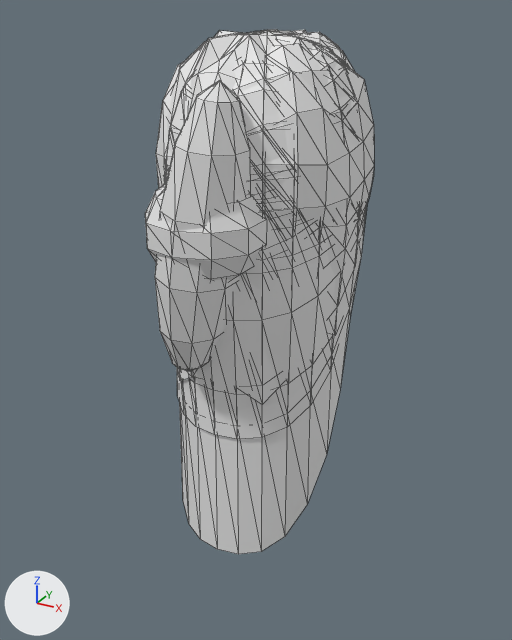
Before and after pictures for a commit that changed the glTF model public/avatar/creator-hair.glb.
Rendered twice from a camera (50 mm lens) standing at (0.339, -0.664, 0.242) and looking at (0.011, -0.067, -0.056). The lights are fixed; the arrows at lower left show +X, +Y and +Z. The first picture is the older version. Mesh edges are drawn as thin lines. Vertices at exactly the same position are counted once.

In view in the first picture: 'Mesh_0', 'Mesh_0.001', 'f_bangs', 'f_lob', 'f_long', 'f_wolf', 'm_crop', 'm_fade', 'm_mullet', 'm_part', 'm_perm'.
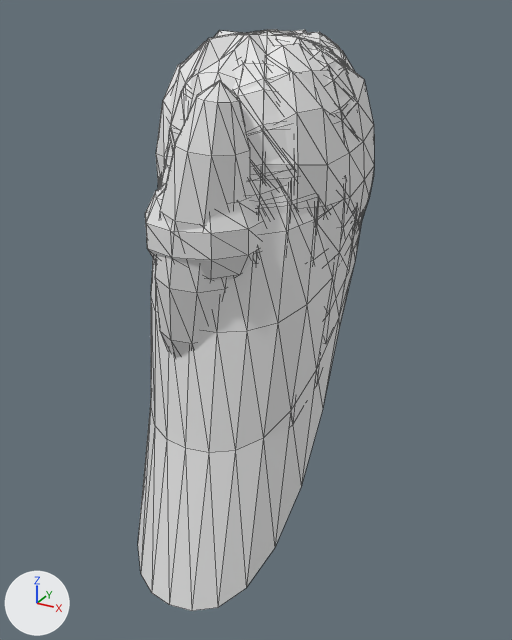
Changed parts and their boxes [x1, y1, x2, y2] in the pictures (512 x 640 px):
'f_long', reshaped (18% wider, 15% taller)
    before: [177, 206, 367, 554]
    after: [138, 211, 362, 611]
'f_lob', reshaped (mostly hidden afterwards)
    before: [177, 218, 360, 439]
    after: [158, 182, 361, 233]
'm_mullet', reshaped (mostly hidden)
    before: [164, 178, 360, 386]
    after: [161, 161, 356, 316]
'f_wolf', reshaped (mostly hidden)
    before: [179, 198, 350, 405]
    after: [160, 181, 346, 344]
'f_bangs', reshaped
    before: [276, 218, 321, 233]
    after: [158, 183, 362, 220]

What changed in the scene script:
```text
Change me_mesh_5:
    used by ob_m_mullet; location = (0.0, 0.0, 0.0)
    remove me_mesh_5.from_pydata(...)  # 193 vertices, 360 faces; spans x -0.102..0.103, y -0.141..0.095, z -0.101..0.206
    add me_mesh_5.from_pydata(...)  # 193 vertices, 360 faces; spans x -0.102..0.103, y -0.169..0.095, z -0.101..0.206
    me_mesh_5 part 1: 96 of 193 vertices moved; they spanned x -0.102..0.103, y -0.141..0.062, z -0.101..0.169 and now span x -0.102..0.103, y -0.169..0.06, z -0.101..0.169; mean shift (0.0, -0.009, 0.0); largest move (0.0, -0.133, -0.101) -> (0.0, -0.166, -0.101)
Change me_mesh_7:
    used by ob_f_long; location = (0.0, 0.0, 0.0)
    remove me_mesh_7.from_pydata(...)  # 193 vertices, 360 faces; spans x -0.102..0.102, y -0.143..0.09, z -0.311..0.206
    add me_mesh_7.from_pydata(...)  # 193 vertices, 360 faces; spans x -0.102..0.102, y -0.229..0.09, z -0.311..0.206
    me_mesh_7 part 2: 110 of 193 vertices moved; they spanned x -0.102..0.102, y -0.143..0.078, z -0.311..0.168 and now span x -0.102..0.102, y -0.229..0.076, z -0.311..0.168; mean shift (0.0, -0.022, 0.0); largest move (0.0, -0.137, -0.311) -> (0.0, -0.229, -0.311)
Change me_mesh_10:
    used by ob_f_lob; location = (0.0, 0.0, 0.0)
    remove me_mesh_10.from_pydata(...)  # 193 vertices, 360 faces; spans x -0.102..0.102, y -0.143..0.09, z -0.161..0.206
    add me_mesh_10.from_pydata(...)  # 193 vertices, 360 faces; spans x -0.102..0.102, y -0.187..0.09, z -0.161..0.206
    me_mesh_10 part 3: 102 of 193 vertices moved; they spanned x -0.102..0.102, y -0.143..0.078, z -0.161..0.166 and now span x -0.102..0.102, y -0.187..0.077, z -0.161..0.166; mean shift (0.0, -0.013, 0.0); largest move (0.0, -0.137, -0.161) -> (0.0, -0.187, -0.161)
Change me_mesh_11:
    used by ob_f_wolf; location = (0.0, 0.0, 0.0)
    remove me_mesh_11.from_pydata(...)  # 193 vertices, 360 faces; spans x -0.102..0.102, y -0.141..0.095, z -0.117..0.206
    add me_mesh_11.from_pydata(...)  # 193 vertices, 360 faces; spans x -0.102..0.102, y -0.17..0.095, z -0.117..0.206
    me_mesh_11 part 4: 93 of 193 vertices moved; they spanned x -0.102..0.102, y -0.141..0.062, z -0.117..0.165 and now span x -0.102..0.102, y -0.17..0.06, z -0.117..0.165; mean shift (0.0, -0.009, 0.0); largest move (0.05, -0.126, -0.117) -> (0.05, -0.164, -0.117)
Change me_mesh_12:
    used by ob_f_bangs; location = (0.0, 0.0, 0.0)
    remove me_mesh_12.from_pydata(...)  # 193 vertices, 360 faces; spans x -0.102..0.102, y -0.144..0.094, z -0.109..0.206
    add me_mesh_12.from_pydata(...)  # 193 vertices, 360 faces; spans x -0.102..0.102, y -0.17..0.094, z -0.109..0.206
    me_mesh_12 part 5: 96 of 193 vertices moved; they spanned x -0.102..0.102, y -0.144..0.059, z -0.109..0.163 and now span x -0.102..0.102, y -0.17..0.058, z -0.109..0.163; mean shift (0.0, -0.009, 0.0); largest move (0.0, -0.137, -0.109) -> (0.0, -0.17, -0.109)
```
